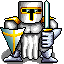
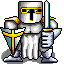
The second (64, 64) image is a revision of the first. Changes to its layers:
painted on "Layer 11" over [3, 30, 23, 55]
